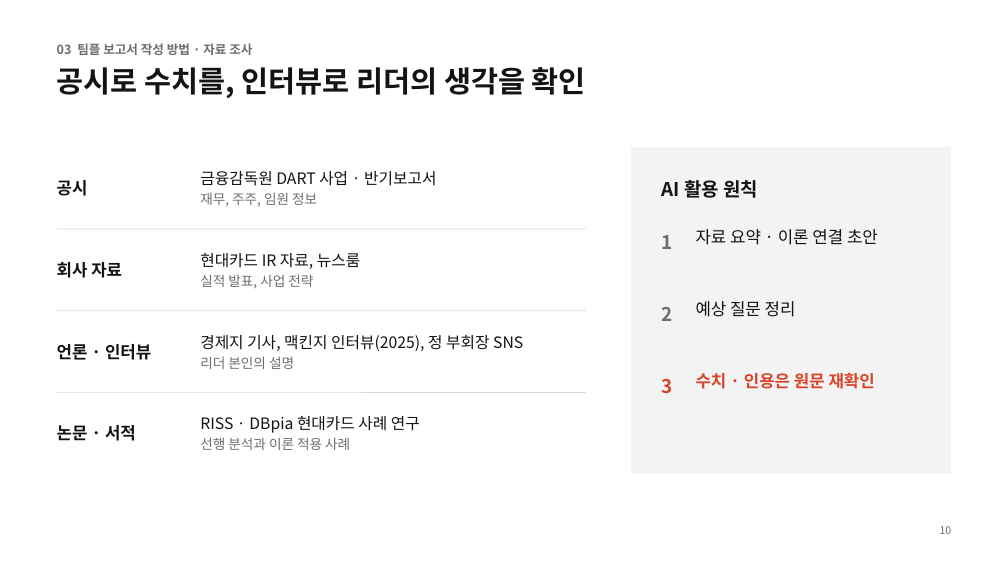
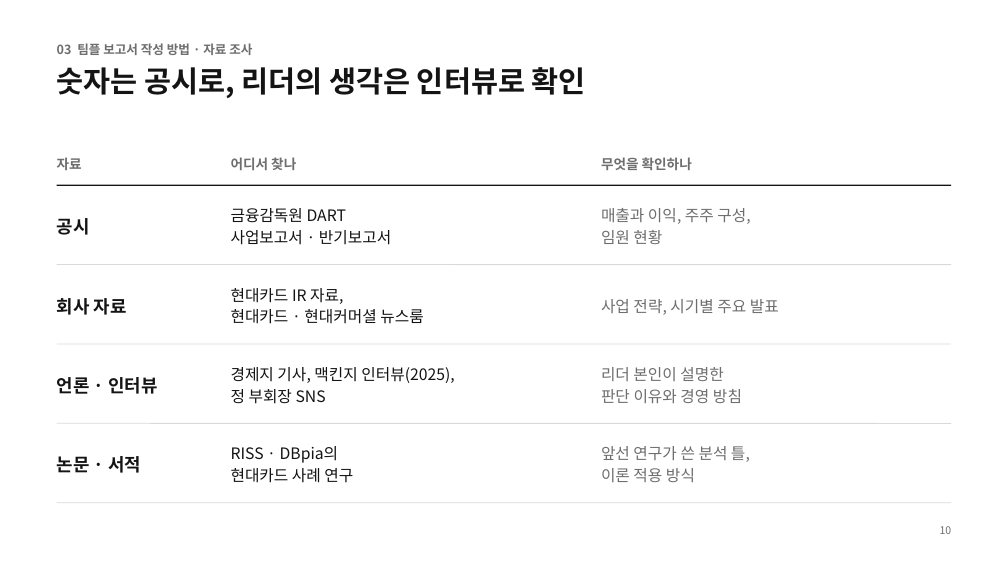
Before and after one commit to NATHAN18-ABLE/for-nathan, a slide deck: slide 10 of leadership-ppt/leadership-plan.pptx. Drawn at 1008x567 pixels with LibreOffice and Linux fonts; fonts in the diff are those of the drawing. Boxes give left, top, right and bottom in pixels: in the first picture for what was removed or moved away, otherwise in the second. Text is boxed around its words. In the diff, an @@ line names an element or a change of style, - is before the commit and + after.

```diff
--- a/leadership-ppt/leadership-plan.pptx
+++ b/leadership-ppt/leadership-plan.pptx
@@ title at [57,67,586,98]: text changed @@
-공시로 수치를, 인터뷰로 리더의 생각을 확인
+숫자는 공시로, 리더의 생각은 인터뷰로 확인
@@ rectangle removed at [631,147,951,474] @@
@@ text added at [57,157,82,170], 13 pt, text #6E6E6E, bold @@
+자료
@@ text added at [231,157,296,170], 13 pt, text #6E6E6E, bold @@
+어디서 찾나
@@ text added at [601,157,692,170], 13 pt, text #6E6E6E, bold @@
+무엇을 확인하나
@@ size 16 to 17 pt; line spacing 1 to 1.15 in 4 elements at [57,456,141,473], [57,377,157,394], [57,298,127,315], [57,218,90,235] @@
@@ text "공시": place and size @@
-text "공시" at [57,180,88,196]
+text "공시" at [57,218,90,235]
@@ line added from (57, 185) to (951, 185), #141414 1.25 pt @@
@@ text at [231,208,391,245]: text changed @@
-금융감독원 DART 사업 · 반기보고서
-재무, 주주, 임원 정보
+금융감독원 DART
+사업보고서 · 반기보고서
@@ text added at [601,208,750,244], 15 pt, text #6E6E6E @@
+매출과 이익, 주주 구성,
+임원 현황
@@ text removed at [661,180,758,198] @@
-AI 활용 원칙
@@ line removed from (57, 229) to (586, 229) @@
@@ text removed at [661,235,672,249] @@
-1
@@ text "회사 자료": place and size @@
-text "회사 자료" at [57,262,122,278]
+text "회사 자료" at [57,298,127,315]
@@ line added from (57, 265) to (951, 265), #D9D9D9 0.75 pt @@
@@ text at [231,288,423,324]: text changed @@
-현대카드 IR 자료, 뉴스룸
-실적 발표, 사업 전략
+현대카드 IR 자료,
+현대카드 · 현대커머셜 뉴스룸
@@ text added at [601,299,779,315], 15 pt, text #6E6E6E @@
+사업 전략, 시기별 주요 발표
@@ line removed from (57, 311) to (586, 311) @@
@@ text removed at [661,307,672,321] @@
-2
@@ text removed at [696,301,796,317] @@
-예상 질문 정리
@@ text "언론 · 인터뷰": place and size @@
-text "언론 · 인터뷰" at [57,344,151,360]
+text "언론 · 인터뷰" at [57,377,157,394]
@@ line added from (57, 344) to (951, 344), #D9D9D9 0.75 pt @@
@@ text "리더 본인이 설명한" at [601,367,742,403]: vertical alignment top to middle @@
@@ text at [231,367,454,404]: text changed @@
-경제지 기사, 맥킨지 인터뷰(2025), 정 부회장 SNS
-리더 본인의 설명
+경제지 기사, 맥킨지 인터뷰(2025),
+정 부회장 SNS
@@ text at [601,367,742,403]: text changed; size 16 to 15 pt; text colour #141414 to #6E6E6E @@
-자료 요약 · 이론 연결 초안
+리더 본인이 설명한
+판단 이유와 경영 방침
@@ text removed at [661,379,672,394] @@
-3
@@ line removed from (57, 392) to (586, 392) @@
@@ text "논문 · 서적": place and size @@
-text "논문 · 서적" at [57,425,136,441]
+text "논문 · 서적" at [57,456,141,473]
@@ line added from (57, 423) to (951, 423), #D9D9D9 0.75 pt @@
@@ text at [231,446,353,483]: text changed @@
-RISS · DBpia 현대카드 사례 연구
-선행 분석과 이론 적용 사례
+RISS · DBpia의
+현대카드 사례 연구
@@ text at [601,446,750,482]: text changed; size 16 to 15 pt; text colour #D8452B to #6E6E6E; bold off @@
-수치 · 인용은 원문 재확인
+앞선 연구가 쓴 분석 틀,
+이론 적용 방식
@@ text "앞선 연구가 쓴 분석 틀," at [601,446,750,482]: vertical alignment top to middle @@
@@ line added from (57, 503) to (951, 503), #D9D9D9 0.75 pt @@
```
Also in this commit, not shown: 13 other slides changed, 2 slides added, 2 slides removed, 3 other files.
